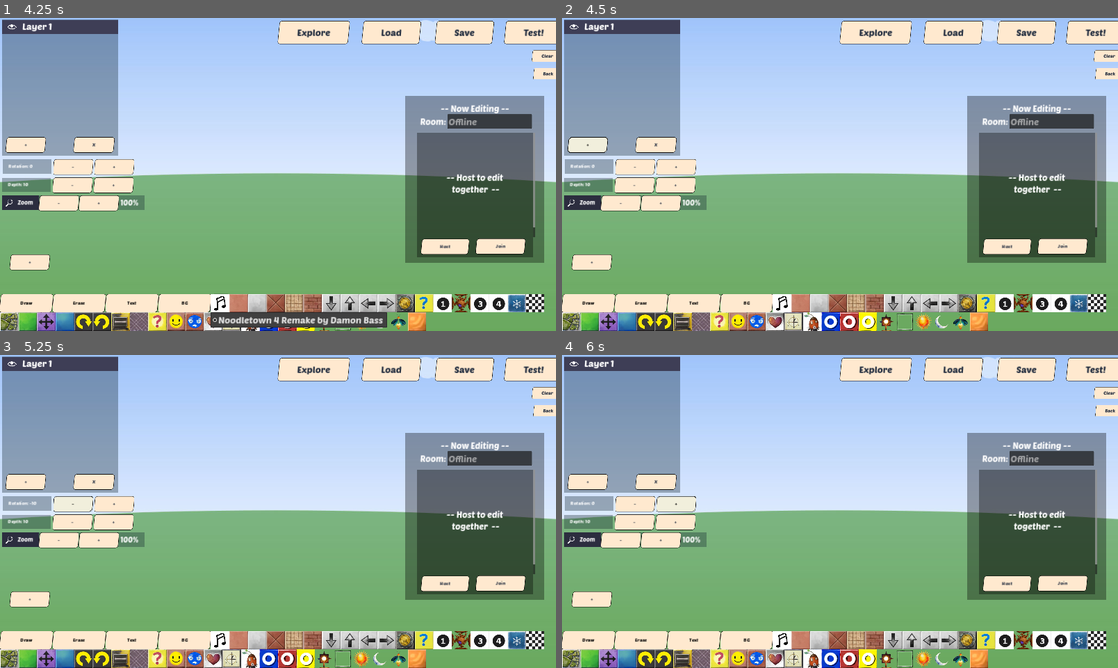
Above: before the commit, frames 1-4 (two rows, left to right).
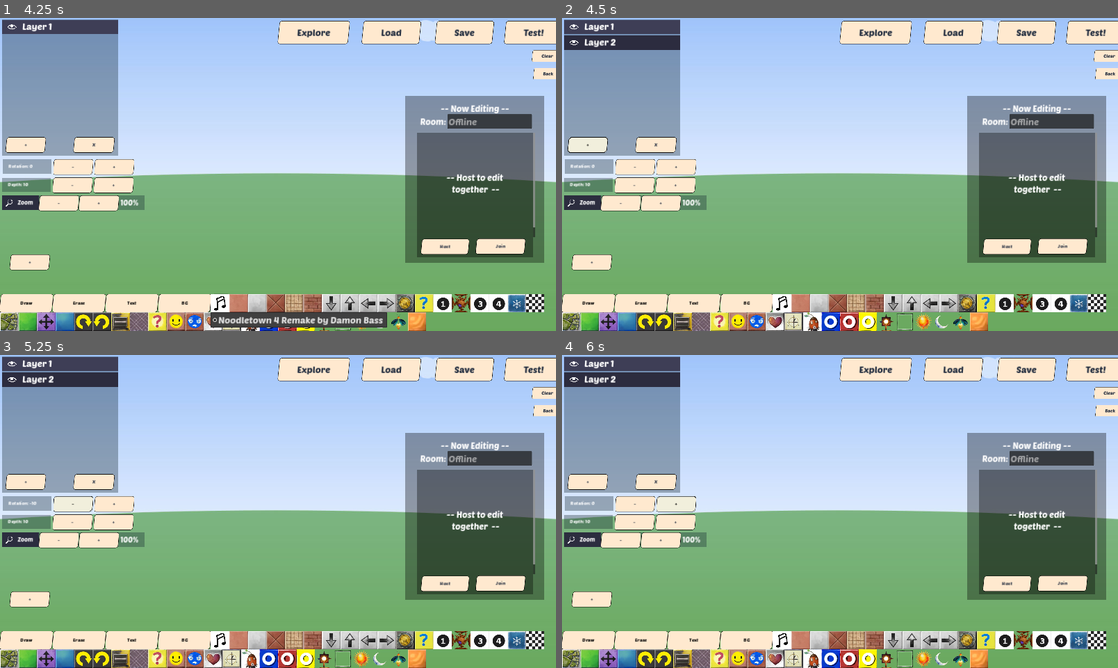
Above: after the commit, the same moments.

Repository: jacob-grahn/platform-racing-4
Game: Godot game, scene res://pages/editor/Editor.tscn
The game is run twice, just before and just after one commit, with the same random seed, the same clock (stepped at 60 frames per second) and the same inputs. This scene is started directly instead of the project's main scene.
Inputs (mouse positions are in pixels of both pictures, inside the frame that each line leads up to):
- Up to frame 1 (4.25 s): click "Draw" at 0.5 s; click "Text" at 1.25 s; click "BG" at 2 s; click (61, 27) at 2.75 s; click "Noodletown 4 Remake by Damon …" at 3.5 s
- Up to frame 2 (4.5 s): click "+" at 4.25 s
- Up to frame 3 (5.25 s): click "-" at 5 s
- Up to frame 4 (6 s): click "+" at 5.75 s

Frame 1 is identical in both runs. In frame 2, 1.0% of the frame differs, in the area x 0-22%, y 5-11%; in frame 3, 1.0%; in frame 4, 1.0%.

Commit message:
Add proper sync of level when joining level editor multiplayer

Diff:
--- a/client/game_client/GameClient.gd
+++ b/client/game_client/GameClient.gd
@@ -1,23 +1,30 @@
 extends Node2D
 signal receive_level_event
+signal request_editor_load
 
 const OPEN = "open"
 const CLOSED = "closed"
 
-var websocket_url = "ws://localhost:8081/ws"
+var websocket_url = Helpers.get_base_ws_url()
 var is_live_editing = false
 var current_module = "OnlineModule"
 var is_host = false
-var username = "xue"
+var is_requesting_editor_update = false
+var username = generate_username()
 var room = ""
 var target_state = CLOSED
 var socket: WebSocketPeer
 var connect_attempt_count = 0
 var send_queue = []
+
+var cached_member_id_list: Array[String] = []
+var cached_host_id = ""
+
 @onready var timer: Timer = $Timer
 @onready var editor_events: Node2D = get_node("../EditorEvents")
 @onready var popup_panel: Control = $"../UI/PopupPanel"
 @onready var now_editing_panel: Node2D = $"../UI/NowEditingPanel"
+@onready var level_encoder: Node2D = $"../LevelEncoder"
 
 func _ready() -> void:
 	timer.timeout.connect(_attempt_connect)
@@ -112,27 +119,88 @@
 	# WebSocketPeer.STATE_OPEN means the socket is connected and ready to send and receive data.
 	if state == WebSocketPeer.STATE_OPEN:
 		for update in send_queue:
-			print("Sending: ", update)
 			socket.send_text(JSON.stringify(update))
 			send_queue = []
 		while socket.get_available_packet_count():
 			var packet = socket.get_packet().get_string_from_utf8()
-			print("Got data from server: ", packet)
 
 			var parsed_packet = JSON.parse_string(packet)
 
 			if parsed_packet.error_message == "RoomNotFoundErrorMessage":
+				if is_live_editing:
+					return
+
 				popup_panel.initialize("Room not found", "Room: " + parsed_packet.room)
 			elif parsed_packet.error_message == "RoomExistsErrorMessage":
+				if is_live_editing:
+					return
+
 				popup_panel.initialize("Room already exists", "Room: " + parsed_packet.room)
 
-			if parsed_packet.module == "JoinSuccessModule":
+			if parsed_packet.module == "ResponseEditorModule":
+				if !is_requesting_editor_update:
+					return
+
+				is_requesting_editor_update = false
 				is_live_editing = true
-				now_editing_panel.join_room(parsed_packet.room)
+				var request_editor = parsed_packet.request_editor
+				Session.set_local_edit_id(request_editor.edit_id)
+
+				var level_data = Marshalls.base64_to_utf8(request_editor.level_data)
+				level_data = JSON.parse_string(level_data)
+
+				Editor.current_level = level_data
+				emit_signal("request_editor_load")
+
+				now_editing_panel.join_room(parsed_packet.room, cached_member_id_list, cached_host_id)
 				popup_panel.initialize("Join Success", "You have successfully joined the room: " + parsed_packet.room)
+			elif parsed_packet.module == "RequestEditorModule":
+				if !is_host:
+					return
+
+				var json_string = JSON.stringify(level_encoder.encode())
+				var encoded_data = Marshalls.utf8_to_base64(json_string)
+
+				var data = {
+					"module": "ResponseEditorModule",
+					"id": username,
+					"ms": 5938,
+					"room" : room,
+					"ret": false,
+					"request_editor": {
+						"level_data": encoded_data,
+						"edit_id": Session.get_local_edit_id()
+					}
+				}
+				send_queue.push_back(data)
+			elif parsed_packet.module == "JoinSuccessModule":
+				now_editing_panel.add_member(parsed_packet.id)
+				if is_host:
+					return
+
+				is_requesting_editor_update = true
+				var data = {
+					"module": "RequestEditorModule",
+					"id": username,
+					"ms": 5938,
+					"room" : room,
+					"ret": false,
+				}
+
+				for member_id in parsed_packet.member_id_list:
+					cached_member_id_list.append(member_id)
+				cached_host_id =  parsed_packet.host_id
+
+				send_queue.push_back(data)
 			elif parsed_packet.module == "HostSuccessModule":
+				if is_host:
+					return
+
+				Session.set_local_edit_id(0)
 				is_live_editing = true
-				now_editing_panel.join_room(parsed_packet.room)
+				is_host = true
+				var member_id_list: Array[String] = [parsed_packet.id]
+				now_editing_panel.join_room(parsed_packet.room, member_id_list, parsed_packet.id)
 				popup_panel.initialize("Host Success", "You have successfully hosted the room: " + parsed_packet.room)
 			elif parsed_packet.module == "EditorModule":
 				emit_signal("receive_level_event", parsed_packet.editor)
@@ -151,3 +219,11 @@
 		_clear()
 		if target_state == OPEN:
 			_retry_connect()
+
+func generate_username() -> String:
+	var adjectives = ["Brave", "Clever", "Eager", "Mighty", "Swift", "Wise"]
+	var nouns = ["Tiger", "Falcon", "Wizard", "Knight", "Phoenix", "Ranger"]
+	var adjective = adjectives[randi() % adjectives.size()]
+	var noun = nouns[randi() % nouns.size()]
+	var number = str(randi() % 1000)
+	return adjective + noun + number
--- a/client/pages/editor/Editor.gd
+++ b/client/pages/editor/Editor.gd
@@ -18,6 +18,7 @@
 @onready var clear = $UI/Clear
 @onready var level_encoder = $LevelEncoder
 @onready var level_decoder = $LevelDecoder
+@onready var game_client = $GameClient
 @onready var editor_menu = $UI/EditorMenu
 @onready var layers = $Layers
 @onready var layer_panel = $UI/LayerPanel
@@ -38,6 +39,7 @@
 	clear.connect("pressed", _on_clear_pressed)
 	load_panel.connect("level_load", _on_level_load)
 	explore_panel.connect("explore_load", _on_explore_load)
+	game_client.connect("request_editor_load", _on_request_editor_load)
 
 	if Editor.current_level:
 		level_decoder.decode(Editor.current_level, true)
@@ -97,6 +99,14 @@
 	level_decoder.decode(selected_level, true)
 	layers.init(tiles)
 
+func _on_request_editor_load():
+	Helpers._set_current_level_name("")
+	layers.clear()
+	tiles.clear()
+	await get_tree().create_timer(0.1).timeout
+	level_decoder.decode(Editor.current_level, true)
+	layers.init(tiles)
+
 func _on_explore_load(level_id):
 	var url = Helpers.get_base_url() + "/level/" + str(level_id)
 	var error = http_request.request(url)
@@ -120,7 +130,6 @@
 
 	var level_name = response.get("level_name", "")
 	var level_data = response.get("level_data", "")
-	print("data: " + level_data)
 
 	level_data = Marshalls.base64_to_raw(level_data)
 	level_data = Helpers.gzip_decode(level_data)
--- a/client/pages/editor/EditorEvents.gd
+++ b/client/pages/editor/EditorEvents.gd
@@ -23,7 +23,7 @@
 var events = []
 var redo_events = []
 var edit_id_buffer = {}
-var local_edit_id = 0
+
 var last_send_event: Dictionary = {}
 
 func _ready():
@@ -46,19 +46,20 @@
 	events.push_back(event)
 
 	# Local level editor change -> Needed to reduce feeling of lag
-	#emit_signal("level_event", event)
+	emit_signal("level_event", event)
 
 	# Online level editor change -> Server authority to decide actual block placement
 	emit_signal("send_level_event", event)
 
 func _on_receive_level_event(event: Dictionary) -> void:
-	print("edit id: ", event.get("edit_id", -1))
 	var edit_id = event.get("edit_id", -1)
 	if edit_id == -1:
 		return
+	print("edit!!: ", edit_id)
 	edit_id_buffer[int(edit_id)] = event
 
 func process_edit_id_buffer() -> void:
+	var local_edit_id = Session.get_local_edit_id()
 	while edit_id_buffer.has(local_edit_id):
 		var event = edit_id_buffer[local_edit_id]
 		print("EditorEvents::_on_receive_level_event ", event)
@@ -67,7 +68,7 @@
 		events.push_back(event)
 		emit_signal("level_event", event)
 		edit_id_buffer.erase(local_edit_id)
-		local_edit_id += 1
+		Session.set_local_edit_id(Session.get_local_edit_id() + 1)
 
 func undo() -> void:
 	var event = events.pop_back()
--- a/client/pages/editor/LevelDecoder.gd
+++ b/client/pages/editor/LevelDecoder.gd
@@ -14,6 +14,7 @@
 	var properties = level.get("properties", {})
 	bg.set_bg(properties.get("background", ""))
 	Jukebox.play(properties.get("music", ""))
+	print("decode: " , level)
 
 	var current_player_layer = Session.get_current_player_layer()
 	for encoded_layer in level.layers:
--- a/client/pages/editor/now_editing_panel/NowEditingPanel.gd
+++ b/client/pages/editor/now_editing_panel/NowEditingPanel.gd
@@ -2,10 +2,11 @@
 
 signal explore_load
 
-const EXPLORE_ROW = preload("res://pages/editor/explore_panel/ExploreRow.tscn")
+const NOW_EDITING_ROW = preload("res://pages/editor/now_editing_panel/NowEditingRow.tscn")
 var room_id = ""
 var is_live_editing = false
 var is_host = false
+var member_id_list: Array[String] = []
 
 @onready var row_holder = $ScrollContainer/RowHolder
 @onready var host_button = $HostButton
@@ -14,6 +15,7 @@
 @onready var http_request = $HTTPRequest
 @onready var host_edit_panel = $"../HostEditPanel"
 @onready var join_edit_panel = $"../JoinEditPanel"
+@onready var offline_label: Label = $OfflineLabel
 
 func _ready():
 	host_button.pressed.connect(_host_pressed)
@@ -29,7 +31,39 @@
 func _join_pressed():
 	join_edit_panel.initialize()
 
-func join_room(room: String):
+func join_room(room: String, member_id_list_input: Array[String], host_id: String):
 	RoomEdit.text = room
 	host_button.disabled = true
 	join_button.disabled = true
+	offline_label.visible = false
+	member_id_list = member_id_list_input
+	render(member_id_list, host_id)
+
+func add_member(member_id: String):
+	if member_id in member_id_list:
+		return
+
+	member_id_list.append(member_id)
+	var row = NOW_EDITING_ROW.instantiate()
+	row.position.y = row_holder.get_child_count() * 50
+	row.get_node("Label").text = member_id
+	row_holder.add_child(row)
+
+func render(member_id_list: Array[String], host_id: String) -> void:
+	clear()
+
+	var host_row = NOW_EDITING_ROW.instantiate()
+	host_row.position.y = row_holder.get_child_count() * 50
+	host_row.get_node("Label").text = host_id + "(HOST)"
+	var button = host_row.get_node("Button")
+	button.button_pressed = true
+	row_holder.add_child(host_row)
+
+	for member_id in member_id_list:
+		if member_id == host_id:
+			continue
+
+		var row = NOW_EDITING_ROW.instantiate()
+		row.position.y = row_holder.get_child_count() * 50
+		row.get_node("Label").text = member_id
+		row_holder.add_child(row)
--- a/client/pages/editor/now_editing_panel/NowEditingRow.tscn
+++ b/client/pages/editor/now_editing_panel/NowEditingRow.tscn
@@ -30,6 +30,7 @@
 theme = ExtResource("1_v1i6j")
 theme_override_styles/pressed = SubResource("StyleBoxFlat_1wiuq")
 theme_override_styles/normal = SubResource("StyleBoxFlat_0umvp")
+disabled = true
 toggle_mode = true
 button_group = ExtResource("2_52d0m")
 
--- a/client/singletons/helpers/Helpers.gd
+++ b/client/singletons/helpers/Helpers.gd
@@ -4,6 +4,21 @@
 var hostname: String = ""
 var save_dir: String = "user://editor"
 var current_level_name: String = "first"
+
+func get_base_ws_url() -> String:
+	if OS.has_feature('web'):
+		if !hostname:
+			hostname = JavaScriptBridge.eval('window.location.hostname')
+			print("Setting base url hostname: ", hostname)
+		return "ws://" + hostname
+
+	if '--local' in OS.get_cmdline_args() || OS.is_debug_build() || OS.get_environment('PR_ENV') == 'local' || OS.has_feature("editor"):
+		#return 'ws://localhost:8081/ws'
+		return 'ws://dev.platformracing.com/ws'
+	elif '--dev' in OS.get_cmdline_args() || OS.get_environment('PR_ENV') == 'dev':
+		return 'ws://dev.platformracing.com/ws'
+	else:
+		return 'ws://platformracing.com/ws'
 
 func get_base_url() -> String:
 	if OS.has_feature('web'):
@@ -13,8 +28,8 @@
 		return "https://" + hostname
 
 	if '--local' in OS.get_cmdline_args() || OS.is_debug_build() || OS.get_environment('PR_ENV') == 'local' || OS.has_feature("editor"):
-		return 'http://localhost:8080'
-		#return 'https://dev.platformracing.com'
+		#return 'http://localhost:8080'
+		return 'https://dev.platformracing.com'
 	elif '--dev' in OS.get_cmdline_args() || OS.get_environment('PR_ENV') == 'dev':
 		return 'https://dev.platformracing.com'
 	else:
--- a/client/singletons/session/Session.gd
+++ b/client/singletons/session/Session.gd
@@ -8,10 +8,17 @@
 var _current_player_layer: String = ""
 var _used_rects: Dictionary = {}
 var _player_position: Vector2 = Vector2.ZERO
+var _local_edit_id = 0
 
 func _ready():
 	http.request_completed.connect(_request_completed)
 	refresh()
+
+func set_local_edit_id(value: int) -> void:
+	_local_edit_id = value
+
+func get_local_edit_id() -> int:
+	return _local_edit_id
 
 func set_current_player_layer(value: String) -> void:
 	_current_player_layer = value
Not shown, changed: game-server/main.go
